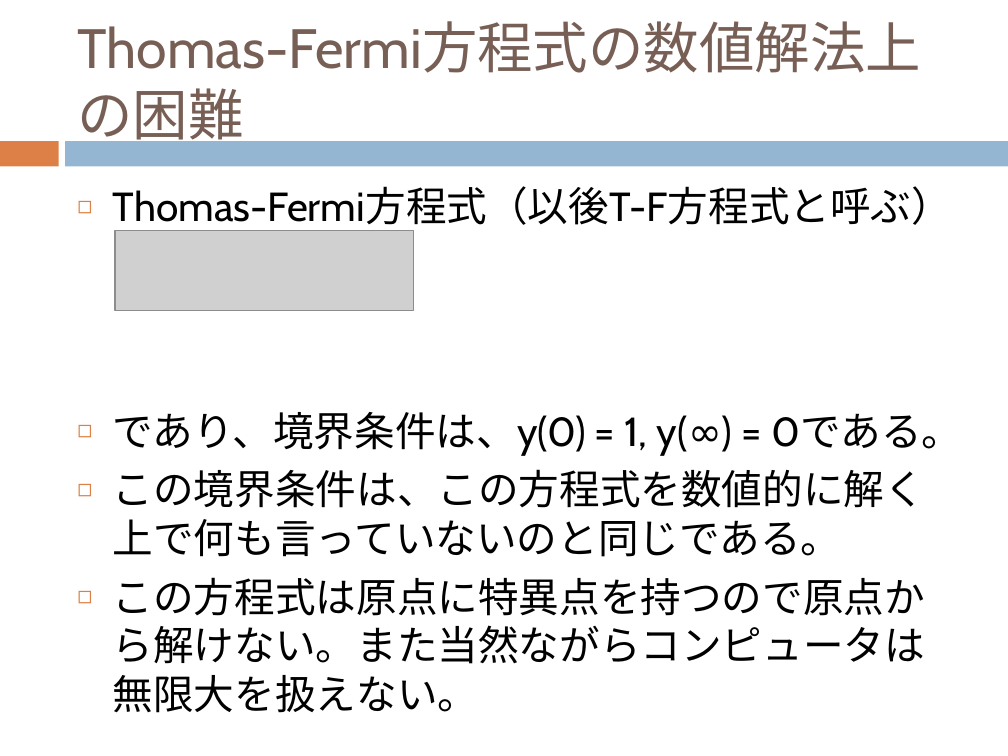
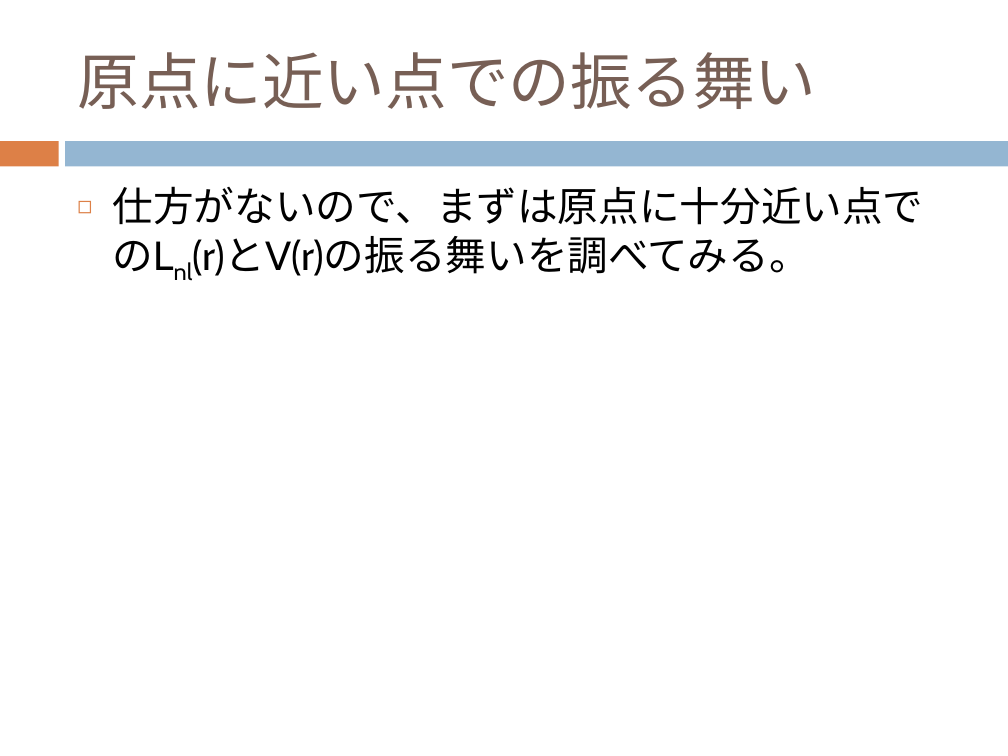
Before and after one commit to dc1394/fukui_sono2, a slide deck: slide 10 of 福井技術者の集いその2_発表資料スライド.pptx (slide 8 before the commit). Drawn at 1008x756 pixels with LibreOffice and Linux fonts; fonts in the diff are those of the drawing; grey boxes stand for pictures. Boxes give left, top, right and bottom in pixels: in the first picture for what was removed or moved away, otherwise in the second. Text is boxed around its words. In the diff, an @@ line names an element or a change of style, - is before the commit and + after.

```diff
--- a/福井技術者の集いその2_発表資料スライド.pptx
+++ b/福井技術者の集いその2_発表資料スライド.pptx
@@ title at box(77, 52, 816, 109): text changed; size 39.6 to 44 pt @@
-Thomas-Fermi方程式の数値解法上の困難
+原点に近い点での振る舞い
@@ text at box(113, 186, 924, 276): text changed @@
-◻ Thomas-Fermi方程式（以後T-F方程式と呼ぶ）は、
-◻ であり、境界条件は、y(0) = 1, y(∞) = 0である。
-◻ この境界条件は、この方程式を数値的に解く上で何も言っていないのと同じである。
-◻ この方程式は原点に特異点を持つので原点から解けない。また当然ながらコンピュータは無限大を扱えない。
+◻ 仕方がないので、まずは原点に十分近い点でのLnl(r)とV(r)の振る舞いを調べてみる。
@@ picture removed at box(115, 231, 413, 310) @@
```
Also in this commit, not shown: 2 other slides changed, 3 slides added, 2 other files.
